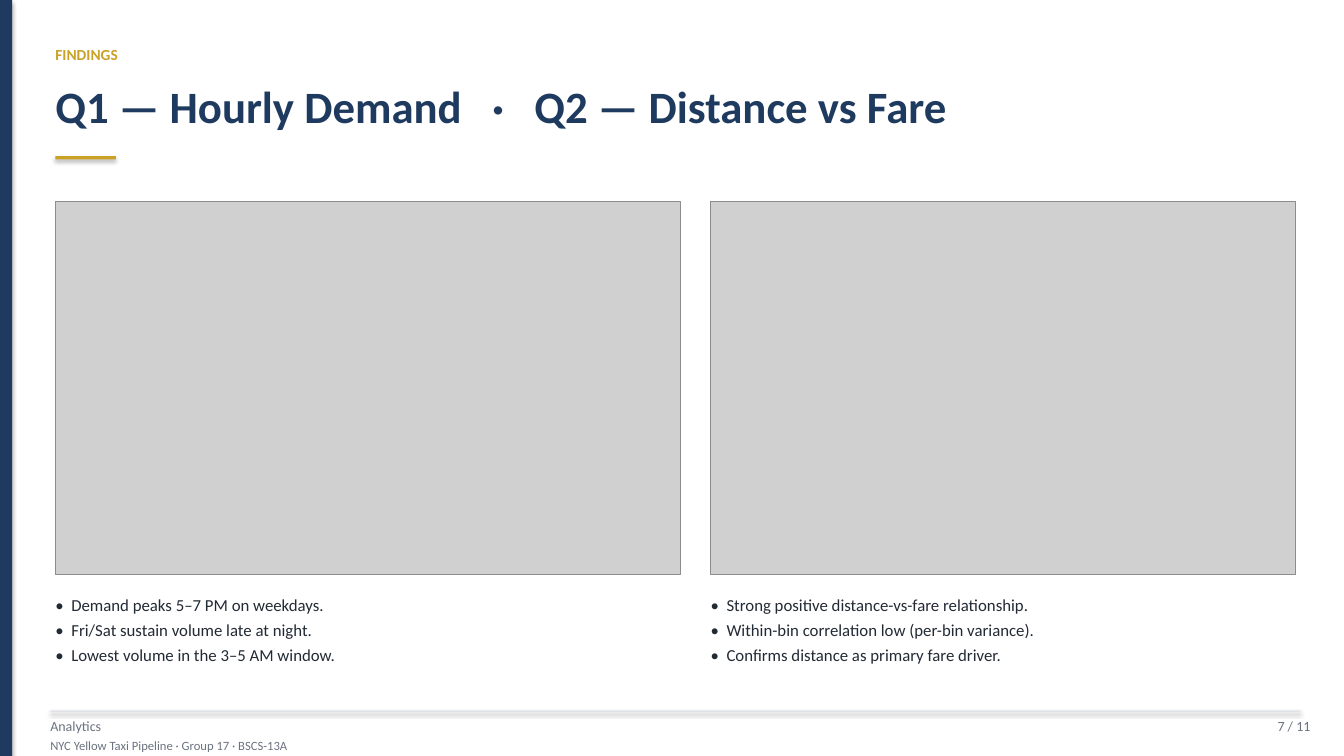
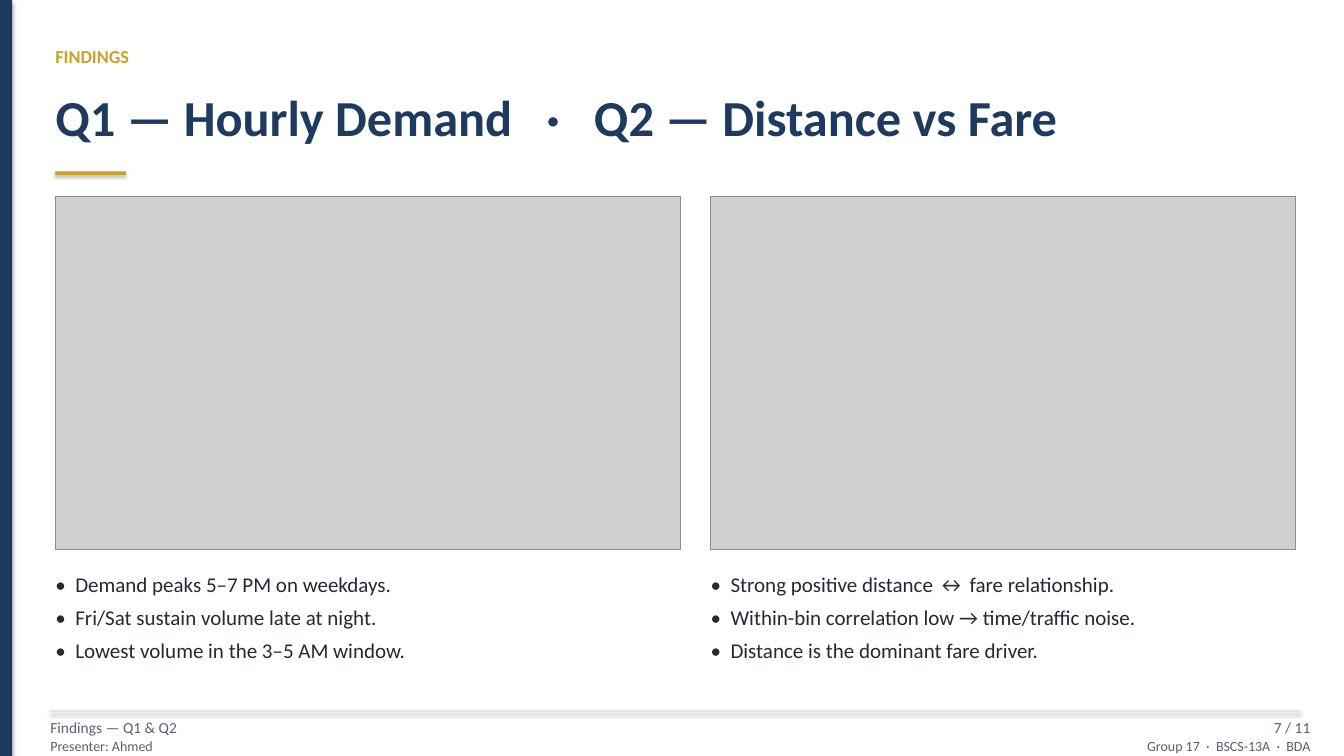
Before and after one commit to hassaanawan48/NYC-Taxi-Ingestion-Pipeline, a slide deck: slide 7 of NYC_Taxi_BDA_Presentation.pptx. Drawn at 1344x756 pixels with LibreOffice and Linux fonts; fonts in the diff are those of the drawing; grey boxes stand for pictures. Boxes give left, top, right and bottom in pixels: in the first picture for what was removed or moved away, otherwise in the second. Text is boxed around its words. In the diff, an @@ line names an element or a change of style, - is before the commit and + after.

```diff
--- a/NYC_Taxi_BDA_Presentation.pptx
+++ b/NYC_Taxi_BDA_Presentation.pptx
@@ text "FINDINGS" at [55, 51, 129, 63]: size 11 to 13 pt @@
@@ text "Q1 — Hourly Demand · ...": place and size @@
-text "Q1 — Hourly Demand · ..." at [55, 91, 946, 130]
+text "Q1 — Hourly Demand · ..." at [55, 100, 1057, 144]
@@ text "Q1 — Hourly Demand · ..." at [55, 100, 1057, 144]: size 32 to 36 pt @@
@@ rectangle: place and size @@
-rectangle at [55, 156, 116, 159]
+rectangle at [55, 171, 126, 174]
@@ picture: place and size @@
-picture at [55, 202, 681, 575]
+picture at [55, 197, 681, 549]
@@ picture: place and size @@
-picture at [711, 202, 1296, 575]
+picture at [711, 197, 1296, 549]
@@ text "• Demand peaks 5–7 PM ...": place and size @@
-text "• Demand peaks 5–7 PM ..." at [71, 599, 334, 661]
+text "• Demand peaks 5–7 PM ..." at [75, 577, 405, 658]
@@ text "• Demand peaks 5–7 PM ..." at [75, 577, 405, 658]: size 12 to 15 pt; line spacing 1.25 to 1.3 @@
@@ text at [731, 577, 1135, 658]: text changed; size 12 to 15 pt @@
-• Strong positive distance-vs-fare relationship.
-• Within-bin correlation low (per-bin variance).
-• Confirms distance as primary fare driver.
+• Strong positive distance ↔ fare relationship.
+• Within-bin correlation low → time/traffic noise.
+• Distance is the dominant fare driver.
@@ text "7 / 11" at [1274, 723, 1311, 733]: size 10 to 11 pt, text colour #6B7380 to #57606E @@
@@ text at [50, 722, 177, 736]: text changed; size 10 to 11 pt; text colour #6B7380 to #57606E @@
-Analytics
+Findings — Q1 & Q2
@@ text at [50, 741, 153, 751]: text changed; size 9 to 10 pt; text colour #6B7380 to #57606E @@
-NYC Yellow Taxi Pipeline · Group 17 · BSCS-13A
+Presenter: Ahmed
@@ text added at [1147, 742, 1310, 753], 10 pt, text #57606E @@
+Group 17 · BSCS-13A · BDA
```
Also in this commit, not shown: 10 other slides changed, 3 other files.
